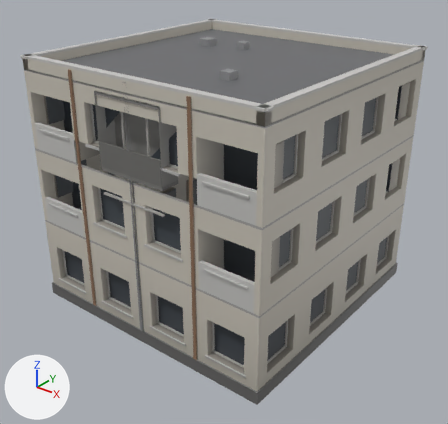
An edit to the glTF model assets/props/building_corner.glb, drawn before and after from the same camera.
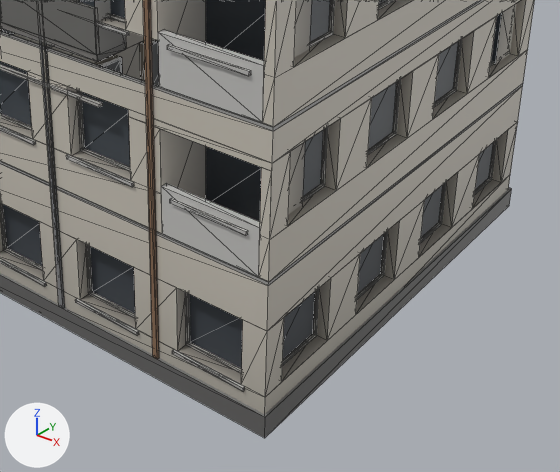
Old and new are each drawn whole from a 50 mm lens placed at (14.83, -18.92, 15.19), pointed at (0.21, -0.65, 3.86) and again close up on the part from 24% to 95% of the width and 37% to 100% of the height. Every picture has the same lights, and +X, +Y and +Z are marked at lower left. The last two pictures show the newer version. The close-ups show mesh edges as thin lines. Vertices at exactly the same position are counted once.

The scene before the commit, as lines of its bpy script (objects in view):
```python
me_building_corner = bpy.data.meshes.new('building_corner')
me_building_corner.from_pydata(...)  # 1945 vertices, 3333 faces; spans x -5.57..5.57, y -5.53..5.53, z 0.0..10.39
me_building_corner.materials.append(mat_defaultmaterial)
ob_building_corner = bpy.data.objects.new('building_corner', me_building_corner)
ob_building_corner.location = (0.0, 0.0, 0.0)
```
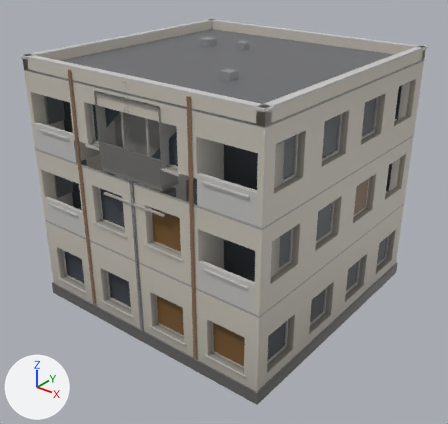
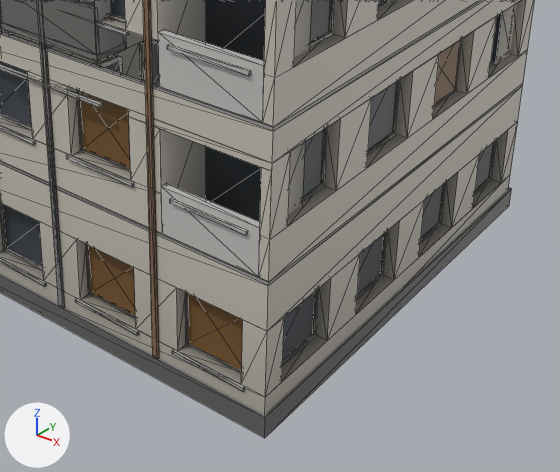
What differs and where, as boxes (x1, y1, x2, y2) in the close-ups (560 x 472 px):
part 1 of me_building_corner, added (brown): after (88, 245, 135, 316)
part 2 of me_building_corner, added (brown): after (79, 91, 130, 169)
part 3 of me_building_corner, added (brown): after (188, 293, 243, 371)
part 4 of me_building_corner, added (brown): after (434, 40, 461, 105)

The change, as a list of edits to the scene's bpy script:
```text
Change me_building_corner:
    used by ob_building_corner; location = (0.0, 0.0, 0.0)
    remove me_building_corner.from_pydata(...)  # 1945 vertices, 3333 faces; spans x -5.57..5.57, y -5.53..5.53, z 0.0..10.39
    add me_building_corner.from_pydata(...)  # 2193 vertices, 3705 faces; spans x -5.57..5.57, y -5.53..5.53, z 0.0..10.39
    me_building_corner part 1: a new loose piece, a box spanning x 0.595..2.155, y -5.197..-5.168, z 0.98..2.47, in mat_defaultmaterial
    me_building_corner part 2: a new loose piece, a box spanning x 0.595..2.155, y -5.197..-5.168, z 4.54..6.03, in mat_defaultmaterial
    me_building_corner part 3: a new loose piece, a box spanning x 3.345..4.905, y -5.197..-5.168, z 0.98..2.47, in mat_defaultmaterial
    me_building_corner part 4: 8 vertices added at x 5.2..5.23, y 0.59..2.15, z 4.54..6.03
    other edits to the shape of me_building_corner do not show in these pictures
```
